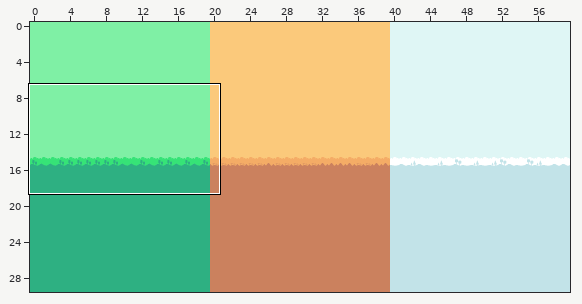
A Tiled map gets an edit: assets/start-end-background.tmx. Above: a wide view before the commit, with the close-up outlined.
Close-up. Before the commit:
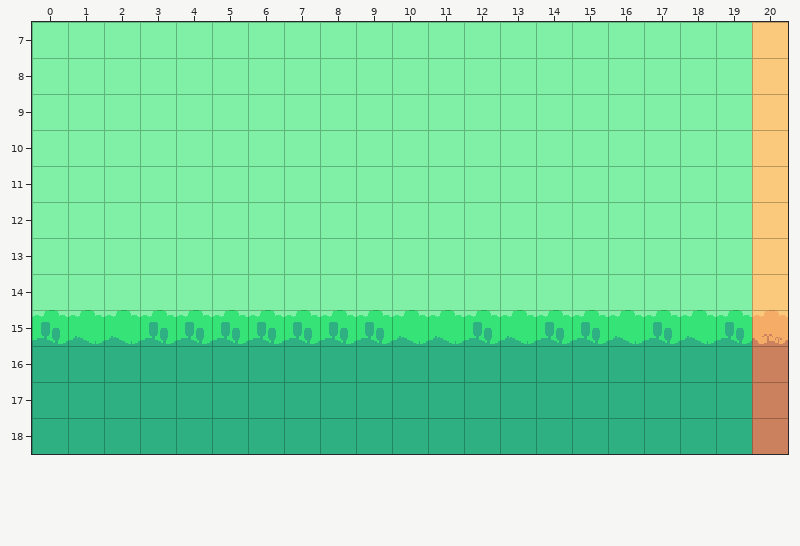
Cells are 24x24 px. Shown: x 0..20, y 7..18. The commit also changed other parts of the map, which this record leaves out.
Now the later version:
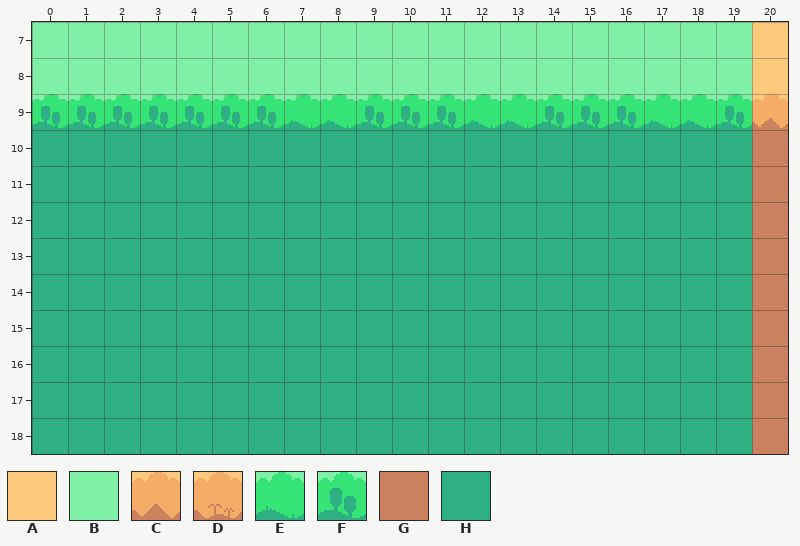
Key: from "background_tilemap_packed": A 4, B 6, C 12, D 13, E 14, F 15, G 20, H 22.
_ is an empty cell.
Changes in this commit:
{"where": "layer \"Background\""}
{"y":9,"x":0,"old":"BBBBBBBBBBBBBBBBBBBBA","new":"FFFFFFFEEFFFEEFFFEEFC"}
{"y":10,"x":0,"old":"BBBBBBBBBBBBBBBBBBBBA","new":"HHHHHHHHHHHHHHHHHHHHG"}
{"y":11,"x":0,"old":"BBBBBBBBBBBBBBBBBBBBA","new":"HHHHHHHHHHHHHHHHHHHHG"}
{"y":12,"x":0,"old":"BBBBBBBBBBBBBBBBBBBBA","new":"HHHHHHHHHHHHHHHHHHHHG"}
{"y":13,"x":0,"old":"BBBBBBBBBBBBBBBBBBBBA","new":"HHHHHHHHHHHHHHHHHHHHG"}
{"y":14,"x":0,"old":"BBBBBBBBBBBBBBBBBBBBA","new":"HHHHHHHHHHHHHHHHHHHHG"}
{"y":15,"x":0,"old":"FEEFFFFFFFEEFEFFEFEFD","new":"HHHHHHHHHHHHHHHHHHHHG"}
